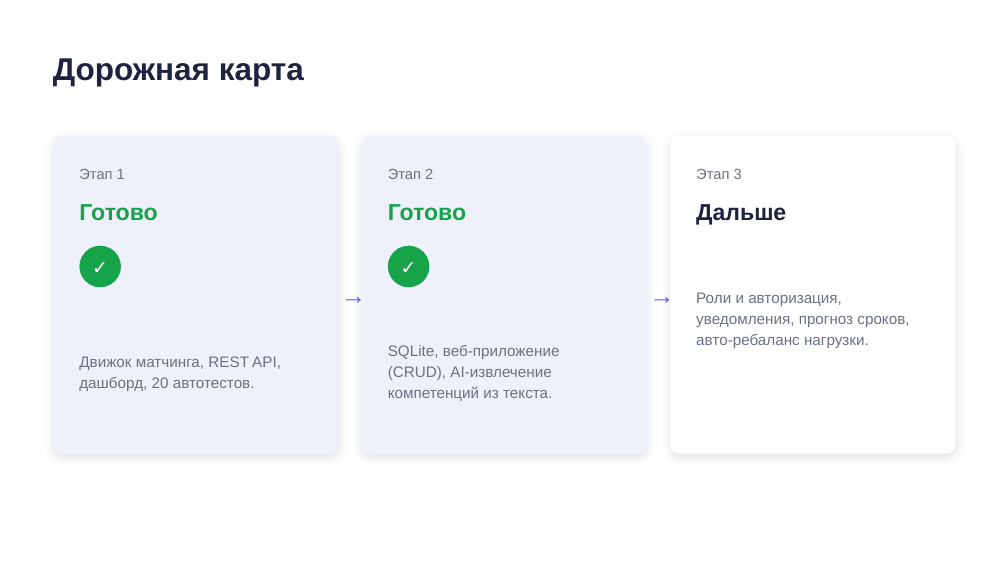
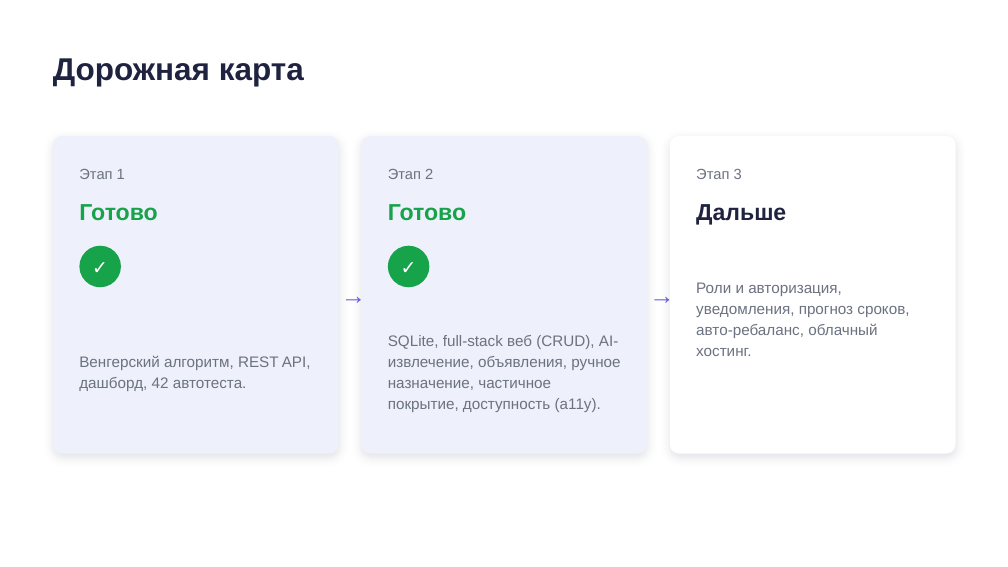
Before and after one commit to wpalish/alem-expert-router, a slide deck: slide 8 of Презентация-Alem-Expert-Router.pptx. Drawn at 1008x567 pixels with LibreOffice and Linux fonts; fonts in the diff are those of the drawing. Boxes give left, top, right and bottom in pixels: in the first picture for what was removed or moved away, otherwise in the second. Text is boxed around its words. In the diff, an @@ line names an element or a change of style, - is before the commit and + after.

```diff
--- a/Презентация-Alem-Expert-Router.pptx
+++ b/Презентация-Alem-Expert-Router.pptx
@@ text at box(696, 282, 909, 356): text changed @@
-Роли и авторизация, уведомления, прогноз сроков, авто-ребаланс нагрузки.
+Роли и авторизация, уведомления, прогноз сроков, авто-ребаланс, облачный хостинг.
@@ text at box(79, 355, 311, 391): text changed @@
-Движок матчинга, REST API, дашборд, 20 автотестов.
+Венгерский алгоритм, REST API, дашборд, 42 автотеста.
@@ text at box(388, 335, 620, 412): text changed @@
-SQLite, веб-приложение (CRUD), AI-извлечение компетенций из текста.
+SQLite, full-stack веб (CRUD), AI-извлечение, объявления, ручное назначение, частичное покрытие, доступность (a11y).
```
Also in this commit, not shown: 4 other slides changed, 3 other files.
